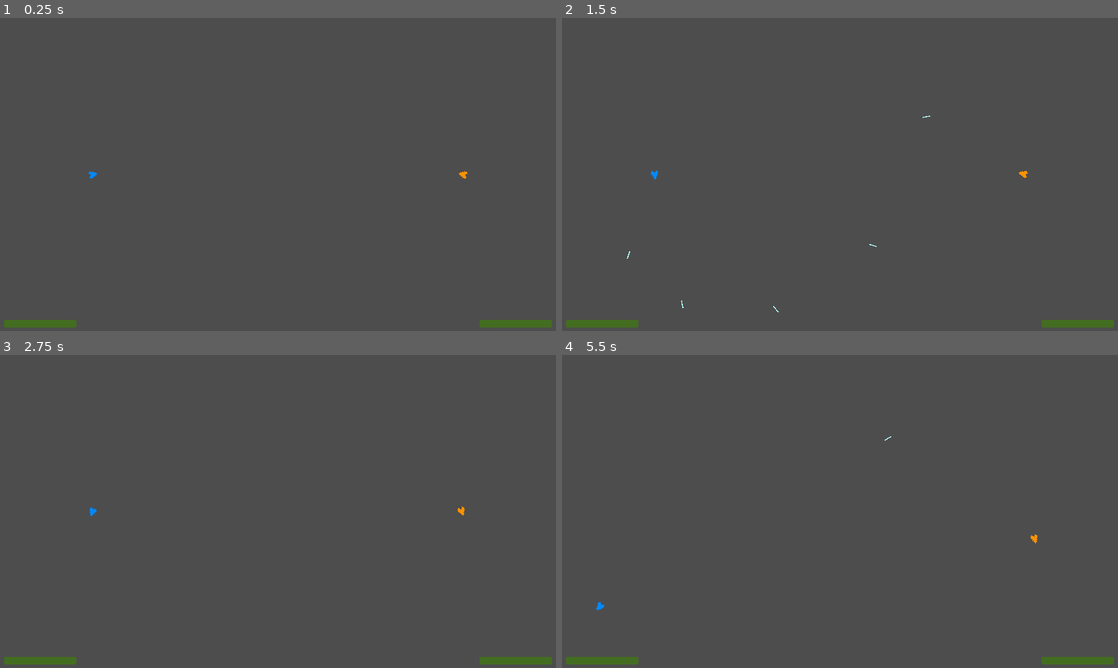
Above: before the commit, frames 1-4 (two rows, left to right).
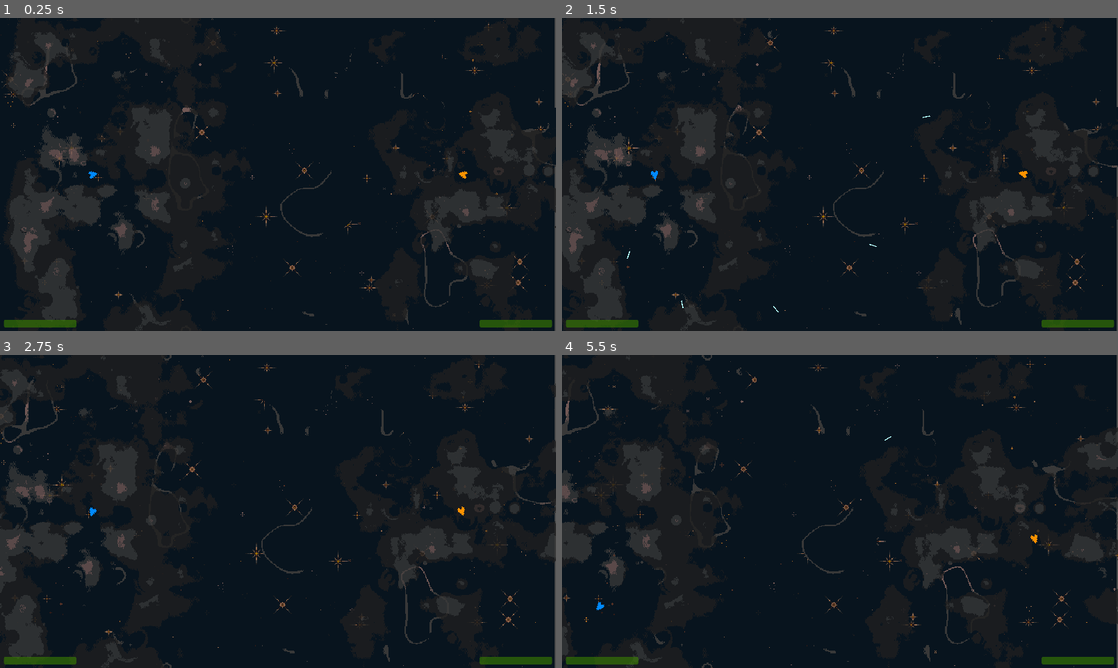
Above: after the commit, the same moments.

Repository: RickyWebster/1v1-starship-duel
Game: Godot game, scene res://Scenes/World.tscn
Same seed, same stepped clock (60 frames per second), same inputs: the game is played once before the commit and once after it.
Inputs:
- Up to frame 1 (0.25 s): no input
- Up to frame 2 (1.5 s): hold D (p1_right) 0.53-1.28 s; hold Shift (p1_shoot) 0.53-1.28 s; hold A (p1_left) from 1.28 s (still down); tap O (p2_accelorate) at 1.35 s
- Up to frame 3 (2.75 s): release A (p1_left) at 2.03 s; hold D (p1_right) from 2.03 s (still down); hold K (p2_left) from 2.03 s (still down)
- Up to frame 4 (5.5 s): release D (p1_right) at 2.78 s; release K (p2_left) at 2.78 s; hold W (p1_accelorate) 2.78-3.53 s; tap , (p2_right) at 2.85 s; hold / (p2_shoot) 3.53-4.28 s; hold A (p1_left) from 3.53 s (still down); tap Shift (p1_shoot) at 4.35 s; hold O (p2_accelorate) from 5.03 s (still down)

The runs differ from the first frame. In frame 1, 98% of the frame differs, in the area x 0-100%, y 0-100%; in frame 2, 98%; in frame 3, 98%; in frame 4, 98%.

Commit message:
Added background
I have added a space paralex background. Layers: Stars(darkened), nebulas, and dust(transparent) with a dark grey back layer.

Diff:
--- a/1v1-starship-duel-game/Scenes/World.tscn
+++ b/1v1-starship-duel-game/Scenes/World.tscn
@@ -1,9 +1,14 @@
-[gd_scene load_steps=7 format=3 uid="uid://ctbe5eml0n14e"]
+[gd_scene load_steps=12 format=3 uid="uid://ctbe5eml0n14e"]
 
 [ext_resource type="Script" path="res://Scripts/World.gd" id="1_1fl25"]
 [ext_resource type="PackedScene" uid="uid://ckhv54xnded0i" path="res://Scenes/ship_1.tscn" id="1_a3d66"]
 [ext_resource type="PackedScene" uid="uid://y5yiufuevy2f" path="res://Scenes/ship_2.tscn" id="2_nlmyk"]
 [ext_resource type="PackedScene" uid="uid://pq17l0tiwia6" path="res://Scenes/gui_elements.tscn" id="4_dxsa2"]
+[ext_resource type="Script" path="res://Scripts/SpaceBackground.gd" id="5_k03bg"]
+[ext_resource type="Texture2D" uid="uid://c8hqh36ajp7od" path="res://Assets/SpaceBackgrounds/Space Background layer(1).png" id="6_ehpr5"]
+[ext_resource type="Texture2D" uid="uid://bfpil6dieilno" path="res://Assets/SpaceBackgrounds/Space Background(4) Dark.png" id="7_iegay"]
+[ext_resource type="Texture2D" uid="uid://c53nfsp7uagee" path="res://Assets/SpaceBackgrounds/Space Background (3),(2nd).png" id="8_7int8"]
+[ext_resource type="Texture2D" uid="uid://bnv74as3ugwa1" path="res://Assets/SpaceBackgrounds/Space Background (2),(2nd).png" id="9_6ugu5"]
 
 [sub_resource type="RectangleShape2D" id="RectangleShape2D_lgict"]
 size = Vector2(20, 648)
@@ -15,11 +20,13 @@
 script = ExtResource("1_1fl25")
 
 [node name="Ship1" parent="." instance=ExtResource("1_a3d66")]
+texture_filter = 1
 position = Vector2(192, 324)
 rotation = 2.87979
 scale = Vector2(1, 1)
 
 [node name="Ship2" parent="." instance=ExtResource("2_nlmyk")]
+texture_filter = 1
 position = Vector2(960, 324)
 rotation = 0.261799
 scale = Vector2(1, 1)
@@ -45,3 +52,43 @@
 [node name="HorzWall2" type="CollisionShape2D" parent="Walls"]
 position = Vector2(576, 658)
 shape = SubResource("RectangleShape2D_ve0i5")
+
+[node name="SpaceBackground" type="ParallaxBackground" parent="."]
+script = ExtResource("5_k03bg")
+
+[node name="Sprite2D" type="Sprite2D" parent="SpaceBackground"]
+texture_filter = 1
+position = Vector2(573.5, 324)
+scale = Vector2(0.9, 1.8)
+texture = ExtResource("6_ehpr5")
+
+[node name="ParallaxLayer5" type="ParallaxLayer" parent="SpaceBackground"]
+motion_scale = Vector2(0.2, 0.2)
+motion_mirroring = Vector2(2304, 0)
+
+[node name="Sprite2D" type="Sprite2D" parent="SpaceBackground/ParallaxLayer5"]
+texture_filter = 1
+position = Vector2(1152, 324)
+scale = Vector2(1.8, 1.8)
+texture = ExtResource("7_iegay")
+
+[node name="ParallaxLayer3" type="ParallaxLayer" parent="SpaceBackground"]
+motion_scale = Vector2(0.4, 0.4)
+motion_mirroring = Vector2(2304, 0)
+
+[node name="Sprite2D" type="Sprite2D" parent="SpaceBackground/ParallaxLayer3"]
+texture_filter = 1
+position = Vector2(1152, 324)
+scale = Vector2(1.8, 1.8)
+texture = ExtResource("8_7int8")
+
+[node name="ParallaxLayer4" type="ParallaxLayer" parent="SpaceBackground"]
+motion_scale = Vector2(0.7, 0.7)
+motion_mirroring = Vector2(2304, 0)
+
+[node name="Sprite2D" type="Sprite2D" parent="SpaceBackground/ParallaxLayer4"]
+modulate = Color(1, 1, 1, 0.780392)
+texture_filter = 1
+position = Vector2(1152, 324)
+scale = Vector2(1.8, 1.8)
+texture = ExtResource("9_6ugu5")
--- /dev/null
+++ b/1v1-starship-duel-game/Scripts/SpaceBackground.gd
@@ -0,0 +1,4 @@
+extends ParallaxBackground
+
+func _process(delta):
+	scroll_offset.x -= 40 * delta
Binary file added: 1v1-starship-duel-game/Assets/SpaceBackgrounds/Space Background (2),(2nd).png
Not shown, added: 1v1-starship-duel-game/Assets/SpaceBackgrounds/Space Background (2),(2nd).png.import
Binary file added: 1v1-starship-duel-game/Assets/SpaceBackgrounds/Space Background (3),(2nd).png
Not shown, added: 1v1-starship-duel-game/Assets/SpaceBackgrounds/Space Background (3),(2nd).png.import
Binary file added: 1v1-starship-duel-game/Assets/SpaceBackgrounds/Space Background layer(1).png
Not shown, added: 1v1-starship-duel-game/Assets/SpaceBackgrounds/Space Background layer(1).png.import
Binary file added: 1v1-starship-duel-game/Assets/SpaceBackgrounds/Space Background layer(2).png
Not shown, added: 1v1-starship-duel-game/Assets/SpaceBackgrounds/Space Background layer(2).png.import
Binary file added: 1v1-starship-duel-game/Assets/SpaceBackgrounds/Space Background layer(3).png
Not shown, added: 1v1-starship-duel-game/Assets/SpaceBackgrounds/Space Background layer(3).png.import
Not shown, added: 1v1-starship-duel-game/Assets/SpaceBackgrounds/Space Background layer(4) copy 2.png.import
Not shown, added: 1v1-starship-duel-game/Assets/SpaceBackgrounds/Space Background layer(4) copy.png.import
(and 9 more such lines)
